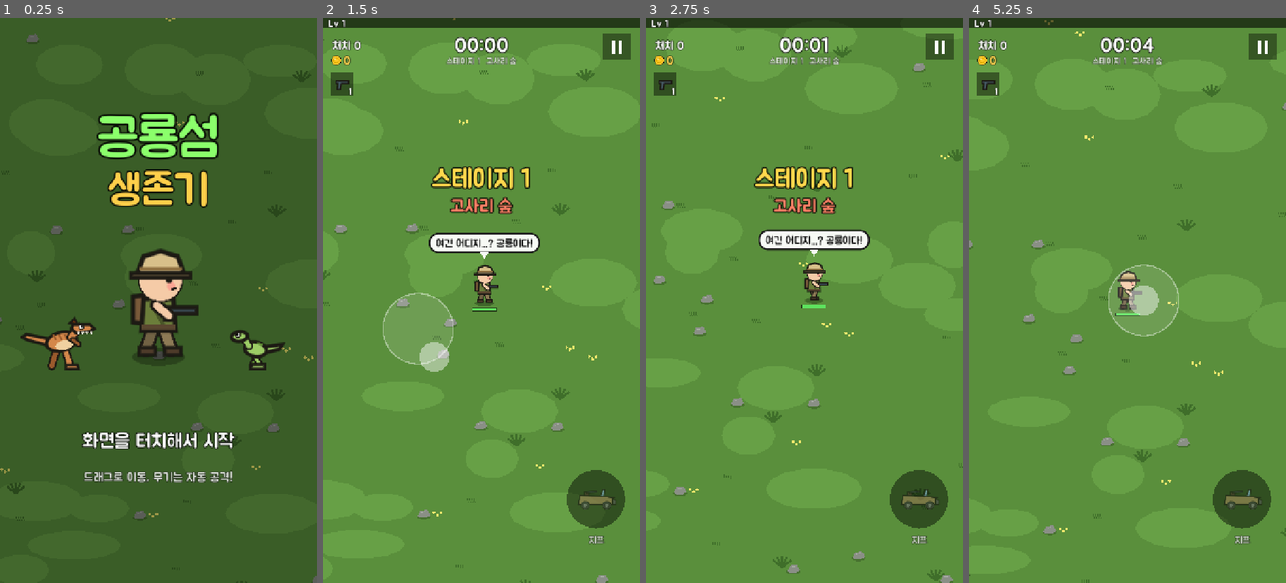
Above: before the commit, frames 1-4 (left to right).
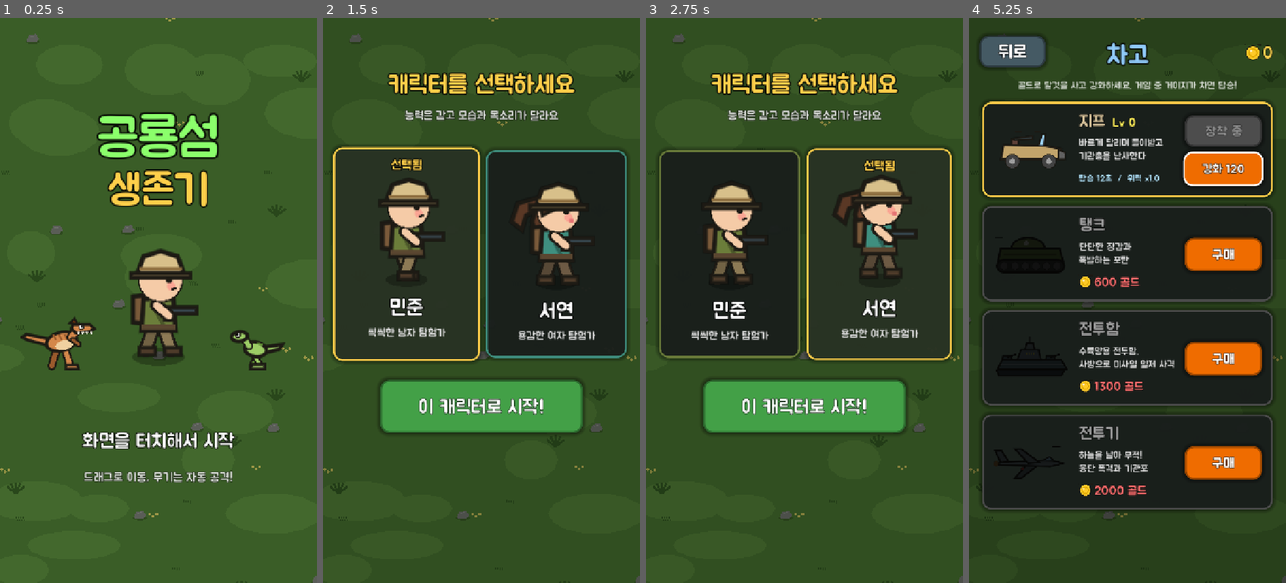
Above: after the commit, the same moments.

Repository: wylee-hadeul/dino-survivor
Game: Godot game, scene res://main.tscn
Same seed, same stepped clock (60 frames per second), same inputs: the game is played once before the commit and once after it.
Inputs (mouse positions are in pixels of both pictures, inside the frame that each line leads up to):
- Up to frame 1 (0.25 s): no input
- Up to frame 2 (1.5 s): tap Enter at 0.5, 0.8 s; move the mouse to (551, 272) at 0.52 s; hold Right (right) 0.53-1.25 s; tap Space (ride) at 0.6 s; click (551, 272) at 0.67 s; drag from (418, 328) to (465, 413) at 1.27 s
- Up to frame 3 (2.75 s): move the mouse to (836, 176) at 2.02 s; hold Right (right) from 2.03 s (still down); tap J at 2.1 s; tap 1 at 2.3 s
- Up to frame 4 (5.25 s): release Right (right) at 2.75 s; drag from (1111, 413) to (1032, 215) at 2.77 s; move the mouse to (1222, 385) at 3.52 s; hold Left (left) 3.53-4.25 s; tap 2 at 3.6 s; tap Backspace at 3.8 s; drag from (1032, 215) to (1079, 159) at 4.27 s; move the mouse to (1143, 300) at 5.02 s; hold Down (down) from 5.03 s (still down); tap E at 5.1 s; click (1143, 300) at 5.17 s

The runs differ from the first frame. In frame 2, 93% of the frame differs, in the area x 0-100%, y 0-100%; in frame 3, 92%; in frame 4, 97%.

Commit message:
feat: v0.3.0 - 남자/여자 캐릭터 선택, 전투함 1300골드
- 첫 시작 시 캐릭터 선택 화면 (민준/서연), 로비에서 변경 가능, 선택 저장
- 여자 캐릭터 스프라이트 추가
- 목소리 높이: 남자 높게(1.4) / 여자 낮게(0.85)
- 전투함 가격 1500 -> 1300

Co-Authored-By: Claude Opus 5.5 <noreply@anthropic.com>

Diff:
--- a/scripts/art.gd
+++ b/scripts/art.gd
@@ -72,10 +72,21 @@
 
 # ================================================================== 플레이어
 
-static func player(c: CanvasItem, frame: int) -> void:
+static func player_f(c: CanvasItem, frame: int) -> void:
+	player(c, frame, true)
+
+
+## female: 여자 탐험가 (긴 머리 + 포니테일, 청록 조끼)
+static func player(c: CanvasItem, frame: int, female := false) -> void:
 	var skin := Color("f5cba7")
-	var vest := Color("6b7d3a")
-	var pants := Color("8d7a55")
+	var vest := Color("3f8f7f") if female else Color("6b7d3a")
+	var pants := Color("6d5a44") if female else Color("8d7a55")
+	var hair := Color("5a3825")
+	if female:
+		# 뒤로 늘어진 머리 + 포니테일
+		poly(c, PackedVector2Array([Vector2(-18, -80), Vector2(-24, -60), Vector2(-20, -46), Vector2(-6, -50), Vector2(-4, -76)]), hair)
+		poly(c, PackedVector2Array([Vector2(-16, -84), Vector2(-38, -78), Vector2(-44, -60), Vector2(-34, -52), Vector2(-30, -66), Vector2(-14, -74)]), hair)
+		c.draw_circle(Vector2(-16, -80), 4.0, Color("e57373"))
 	# 배낭
 	poly(c, PackedVector2Array([Vector2(-24, -54), Vector2(-10, -56), Vector2(-10, -28), Vector2(-24, -30)]), Color("7a5a3a"))
 	# 다리
@@ -86,7 +97,7 @@
 		poly(c, PackedVector2Array([Vector2(fx - 6, -6), Vector2(fx + 9, -6), Vector2(fx + 9, 1), Vector2(fx - 6, 1)]), Color("4e3b2a"), 2.0)
 	# 몸통
 	poly(c, PackedVector2Array([Vector2(-14, -52), Vector2(14, -52), Vector2(16, -22), Vector2(-16, -22)]), vest)
-	c.draw_line(Vector2(-8, -52), Vector2(6, -24), Color("4a5628"), 4.0)
+	c.draw_line(Vector2(-8, -52), Vector2(6, -24), vest.darkened(0.3), 4.0)
 	c.draw_rect(Rect2(-16, -28, 32, 5), Color("5a4630"))
 	# 총 + 팔
 	poly(c, PackedVector2Array([Vector2(4, -44), Vector2(36, -44), Vector2(36, -38), Vector2(16, -38), Vector2(14, -32), Vector2(6, -32)]), Color("37474f"), 2.5)
@@ -95,8 +106,14 @@
 	circ(c, Vector2(2, -70), 20.0, skin)
 	c.draw_circle(Vector2(12, -64), 4.0, Color(1, 0.5, 0.5, 0.5))
 	c.draw_circle(Vector2(10, -70), 3.0, OL)
-	c.draw_line(Vector2(6, -77), Vector2(14, -76), OL, 2.5)
-	c.draw_line(Vector2(12, -61), Vector2(17, -62), OL, 2.0)
+	if female:
+		# 앞머리, 속눈썹, 입술
+		poly(c, PackedVector2Array([Vector2(-16, -78), Vector2(20, -78), Vector2(14, -72), Vector2(4, -74), Vector2(-6, -70), Vector2(-14, -66)]), hair, 2.0)
+		c.draw_line(Vector2(8, -73), Vector2(15, -75), OL, 2.0)
+		c.draw_circle(Vector2(15, -61), 2.2, Color("e57373"))
+	else:
+		c.draw_line(Vector2(6, -77), Vector2(14, -76), OL, 2.5)
+		c.draw_line(Vector2(12, -61), Vector2(17, -62), OL, 2.0)
 	# 탐험모
 	poly(c, PackedVector2Array([Vector2(-20, -76), Vector2(-14, -92), Vector2(2, -97), Vector2(18, -92), Vector2(24, -76)]), Color("d8c08a"))
 	poly(c, PackedVector2Array([Vector2(-26, -76), Vector2(30, -76), Vector2(30, -72), Vector2(-26, -72)]), Color("c2a66c"), 2.5)
--- a/scripts/autoplay.gd
+++ b/scripts/autoplay.gd
@@ -62,6 +62,8 @@
 			ride_full = true
 		elif a == "--chaseboss":
 			chase_boss = true
+		elif a.begins_with("--char="):
+			main.choose_character(a.substr(7))
 		elif a == "--god":
 			god = true
 	main.voice.tts_enabled = false  # 테스트 중엔 음성을 끈다
@@ -81,7 +83,14 @@
 		S.TITLE:
 			if wait_t > 1.0:
 				_shot("title")
-				main.goto_lobby()
+				main.after_title()
+				wait_t = 0.0
+		S.CHARSELECT:
+			if wait_t > 0.6 and main.character == "":
+				main.menu.activate("char:" + ("f" if randf() < 0.5 else "m"))
+			elif wait_t > 1.4:
+				_shot("charselect")
+				main.menu.activate("char_ok")
 				wait_t = 0.0
 		S.LOBBY:
 			_shot("lobby")
--- a/scripts/data.gd
+++ b/scripts/data.gd
@@ -112,7 +112,7 @@
 const VEHICLES := [
 	{"id": "jeep", "name": "지프", "price": 0, "desc": "빠르게 달리며 들이받고\n기관총을 난사한다", "time": 12.0, "speed": 1.8, "hp": 150.0, "col": Color("c2a46b")},
 	{"id": "tank", "name": "탱크", "price": 600, "desc": "단단한 장갑과\n폭발하는 포탄", "time": 15.0, "speed": 1.15, "hp": 400.0, "col": Color("6f8a3c")},
-	{"id": "ship", "name": "전투함", "price": 1500, "desc": "수륙양용 전투함.\n사방으로 미사일 일제 사격", "time": 15.0, "speed": 1.4, "hp": 300.0, "col": Color("607d8b")},
+	{"id": "ship", "name": "전투함", "price": 1300, "desc": "수륙양용 전투함.\n사방으로 미사일 일제 사격", "time": 15.0, "speed": 1.4, "hp": 300.0, "col": Color("607d8b")},
 	{"id": "plane", "name": "전투기", "price": 2000, "desc": "하늘을 날아 무적!\n융단 폭격과 기관포", "time": 12.0, "speed": 2.2, "hp": 1.0, "col": Color("90a4ae")},
 ]
 
--- a/scripts/main.gd
+++ b/scripts/main.gd
@@ -11,7 +11,7 @@
 const VoiceScript = preload("res://scripts/voice.gd")
 const AutoplayScript = preload("res://scripts/autoplay.gd")
 
-enum State { BOOT, TITLE, LOBBY, TALENT, GARAGE, PLAYING, LEVELUP, PAUSE, RESULT }
+enum State { BOOT, TITLE, CHARSELECT, LOBBY, TALENT, GARAGE, PLAYING, LEVELUP, PAUSE, RESULT }
 
 var save_path := "user://save.cfg"
 var state := State.BOOT
@@ -36,6 +36,7 @@
 var vehicle_lv := {}
 var equipped := "jeep"
 var owned_vehicles: Array = ["jeep"]
+var character := ""   # "m" 남자 / "f" 여자. 비어 있으면 처음 시작 시 선택 화면
 
 var selected_stage := 1
 var choices: Array = []
@@ -130,6 +131,26 @@
 	JavaScriptBridge.eval("(function(){var d=document.documentElement;if(d.requestFullscreen){d.requestFullscreen().catch(function(){});}})();", true)
 
 
+## 주인공 스프라이트 이름
+func player_sprite() -> String:
+	return "player_f" if character == "f" else "player"
+
+
+## 타이틀 다음: 캐릭터를 아직 고르지 않았으면 선택 화면으로
+func after_title() -> void:
+	if character == "":
+		set_state(State.CHARSELECT)
+	else:
+		goto_lobby()
+
+
+func choose_character(c: String) -> void:
+	character = c
+	voice.pitch = 0.85 if c == "f" else 1.4  # 남자는 높게, 여자는 낮게
+	save_game()
+	dlog("character: %s" % c)
+
+
 func set_state(s: State) -> void:
 	state = s
 	menu.open()
@@ -376,6 +397,8 @@
 		if not owned_vehicles.has(equipped):
 			equipped = "jeep"
 		voice.tts_enabled = bool(cfg.get_value("save", "voice", true))
+		character = str(cfg.get_value("save", "character", ""))
+	voice.pitch = 0.85 if character == "f" else 1.4
 	selected_stage = unlocked
 
 
@@ -390,4 +413,5 @@
 	cfg.set_value("save", "equipped", equipped)
 	cfg.set_value("save", "owned_vehicles", owned_vehicles)
 	cfg.set_value("save", "voice", voice.tts_enabled)
+	cfg.set_value("save", "character", character)
 	cfg.save(save_path)
--- a/scripts/menu.gd
+++ b/scripts/menu.gd
@@ -24,7 +24,7 @@
 
 
 func active() -> bool:
-	return main.state in [main.State.TITLE, main.State.LOBBY, main.State.TALENT, main.State.GARAGE, main.State.RESULT]
+	return main.state in [main.State.TITLE, main.State.CHARSELECT, main.State.LOBBY, main.State.TALENT, main.State.GARAGE, main.State.RESULT]
 
 
 func show_toast(s: String) -> void:
@@ -45,6 +45,13 @@
 	var cx := v.x * 0.5
 	var out: Array = []
 	match main.state:
+		main.State.CHARSELECT:
+			var cw: float = min(320.0, (v.x - 60.0) * 0.5)
+			var ch := 470.0
+			var y := 300.0
+			out.append({"id": "char:m", "rect": Rect2(cx - cw - 10, y, cw, ch), "kind": "char", "c": "m", "enabled": true})
+			out.append({"id": "char:f", "rect": Rect2(cx + 10, y, cw, ch), "kind": "char", "c": "f", "enabled": true})
+			out.append({"id": "char_ok", "rect": Rect2(cx - 230, y + ch + 50, 460, 120), "label": "이 캐릭터로 시작!", "col": GREEN, "size": 44, "enabled": main.character != ""})
 		main.State.LOBBY:
 			var p := _stage_panel()
 			out.append({"id": "prev", "rect": Rect2(p.position.x - 30, p.get_center().y - 50, 70, 100), "kind": "arrow", "dir": -1, "enabled": main.selected_stage > 1})
@@ -55,6 +62,7 @@
 			out.append({"id": "talent", "rect": Rect2(cx - bw * 1.5 - 12, by, bw, 104), "label": "강화", "col": ORANGE, "enabled": true})
 			out.append({"id": "garage", "rect": Rect2(cx - bw * 0.5, by, bw, 104), "label": "차고", "col": BLUE, "enabled": true})
 			out.append({"id": "voice", "rect": Rect2(cx + bw * 0.5 + 12, by, bw, 104), "label": "음성 켜짐" if main.voice.tts_enabled else "음성 꺼짐", "col": GREY, "size": 30, "enabled": true})
+			out.append({"id": "charsel", "rect": Rect2(cx - 290, 380, 150, 64), "label": "캐릭터", "col": Color("8e24aa"), "size": 28, "enabled": true})
 		main.State.TALENT:
 			out.append({"id": "back", "rect": Rect2(24, 40, 150, 72), "label": "뒤로", "col": GREY, "enabled": true})
 			var cols := 3
@@ -105,7 +113,7 @@
 	if main.state == main.State.TITLE:
 		if (event is InputEventScreenTouch and event.pressed) or (event is InputEventKey and event.pressed and not event.echo):
 			main.try_fullscreen(event is InputEventScreenTouch)
-			main.goto_lobby()
+			main.after_title()
 			get_viewport().set_input_as_handled()
 		return
 	var btns := layout()
@@ -174,12 +182,19 @@
 				main.voice.speak("음성을 켰어요!")
 		"back", "lobby":
 			main.goto_lobby()
+		"charsel":
+			main.set_state(main.State.CHARSELECT)
+		"char_ok":
+			main.goto_lobby()
 		"next_stage":
 			main.start_run(main.result.stage + 1)
 		"retry":
 			main.start_run(main.result.stage)
 		_:
-			if id.begins_with("buy:"):
+			if id.begins_with("char:"):
+				main.choose_character(id.substr(5))
+				main.voice.say("start", true)
+			elif id.begins_with("buy:"):
 				var r: String = main.buy_talent(id.substr(4))
 				show_toast(r)
 			elif id.begins_with("equip:"):
@@ -209,6 +224,8 @@
 	match main.state:
 		main.State.TITLE:
 			_draw_title(v)
+		main.State.CHARSELECT:
+			_draw_charselect(v)
 		main.State.LOBBY:
 			_draw_lobby(v)
 		main.State.TALENT:
@@ -227,6 +244,8 @@
 				draw_colored_polygon(PackedVector2Array([c + Vector2(b.dir * 22, 0), c + Vector2(-b.dir * 16, -30), c + Vector2(-b.dir * 16, 30)]), Color(1, 1, 1, a))
 			"talent":
 				_talent_card(b, i == focus)
+			"char":
+				_char_card(b)
 			"vehicle":
 				_vehicle_card(b)
 			_:
@@ -270,12 +289,43 @@
 	_t(Vector2(v.x * 0.5, v.y * 0.24 + bob), "공룡섬", 120, Color("8bff6b"), HORIZONTAL_ALIGNMENT_CENTER, 16)
 	_t(Vector2(v.x * 0.5, v.y * 0.24 + 110 + bob), "생존기", 96, Color("ffcf4a"), HORIZONTAL_ALIGNMENT_CENTER, 14)
 	main.sprites.draw(self, "shadow", Vector2(v.x * 0.5, v.y * 0.6), 0, false, 2.0)
-	main.sprites.draw(self, "player", Vector2(v.x * 0.5, v.y * 0.6 - abs(sin(main.time * 3.0)) * 10.0), int(main.time * 3.0) % 2, false, 2.4)
+	main.sprites.draw(self, main.player_sprite(), Vector2(v.x * 0.5, v.y * 0.6 - abs(sin(main.time * 3.0)) * 10.0), int(main.time * 3.0) % 2, false, 2.4)
 	main.sprites.draw(self, "raptor", Vector2(v.x * 0.5 - 220, v.y * 0.62), int(main.time * 4.0) % 2, false, 1.6)
 	main.sprites.draw(self, "compy", Vector2(v.x * 0.5 + 220, v.y * 0.62), int(main.time * 5.0) % 2, true, 1.8)
 	var blink := 0.55 + sin(main.time * 5.0) * 0.45
 	_t(Vector2(v.x * 0.5, v.y * 0.76), "화면을 터치해서 시작", 44, Color(1, 1, 1, blink))
 	_t(Vector2(v.x * 0.5, v.y * 0.82), "드래그로 이동, 무기는 자동 공격!", 28, Color(1, 1, 1, 0.8), HORIZONTAL_ALIGNMENT_CENTER, 5)
+
+
+const CHAR_INFO := {
+	"m": {"name": "민준", "desc": "씩씩한 남자 탐험가", "col": Color("6b7d3a")},
+	"f": {"name": "서연", "desc": "용감한 여자 탐험가", "col": Color("3f8f7f")},
+}
+
+
+func _draw_charselect(v: Vector2) -> void:
+	draw_rect(Rect2(Vector2.ZERO, v), Color(0, 0, 0, 0.45))
+	_t(Vector2(v.x * 0.5, 170), "캐릭터를 선택하세요", 56, Color("ffcf4a"), HORIZONTAL_ALIGNMENT_CENTER, 12)
+	_t(Vector2(v.x * 0.5, 230), "능력은 같고 모습과 목소리가 달라요", 26, Color(1, 1, 1, 0.8), HORIZONTAL_ALIGNMENT_CENTER, 5)
+
+
+func _char_card(b: Dictionary) -> void:
+	var c: String = b.c
+	var info: Dictionary = CHAR_INFO[c]
+	var r: Rect2 = b.rect
+	var sel: bool = main.character == c
+	if sel:
+		r = r.grow(6.0 + sin(main.time * 6.0) * 2.0)
+	_panel(r, Color("ffcf4a") if sel else info.col, Color(0.1, 0.12, 0.11, 0.92) if not sel else Color(0.16, 0.2, 0.14, 0.95))
+	var cx := r.get_center().x
+	var sprite := "player_f" if c == "f" else "player"
+	var bob: float = abs(sin(main.time * (4.0 if sel else 2.0))) * (12.0 if sel else 4.0)
+	main.sprites.draw(self, "shadow", Vector2(cx, r.position.y + 300), 0, false, 1.6)
+	main.sprites.draw(self, sprite, Vector2(cx, r.position.y + 300 - bob), int(main.time * 4.0) % 2 if sel else 0, false, 2.3)
+	_t(Vector2(cx, r.position.y + 380), info.name, 48, Color.WHITE)
+	_t(Vector2(cx, r.position.y + 428), info.desc, 24, Color(0.85, 0.85, 0.85), HORIZONTAL_ALIGNMENT_CENTER, 0)
+	if sel:
+		_t(Vector2(cx, r.position.y + 50), "선택됨", 30, Color("ffcf4a"))
 
 
 func _draw_lobby(v: Vector2) -> void:
@@ -284,7 +334,7 @@
 	# 주인공
 	var px := v.x * 0.5
 	main.sprites.draw(self, "shadow", Vector2(px, 430), 0, false, 1.6)
-	main.sprites.draw(self, "player", Vector2(px, 430 - abs(sin(main.time * 2.0)) * 6.0), 0, false, 2.0)
+	main.sprites.draw(self, main.player_sprite(), Vector2(px, 430 - abs(sin(main.time * 2.0)) * 6.0), 0, false, 2.0)
 	var vid: String = main.equipped
 	main.sprites.draw(self, vid, Vector2(px + 190, 430), 0, true, 0.9)
 	_t(Vector2(px + 190, 460), Data.vehicle(vid).name, 24, Color(1, 1, 1, 0.8), HORIZONTAL_ALIGNMENT_CENTER, 5)
--- a/scripts/player.gd
+++ b/scripts/player.gd
@@ -245,7 +245,7 @@
 	if dead:
 		sp.draw(self, "shadow", pos, 0, false, 0.8)
 		draw_set_transform(pos, -PI * 0.5 * face, Vector2.ONE)
-		sp.draw(self, "player", Vector2(0, 0), 0, face < 0.0, 1.0, Color(0.8, 0.8, 0.8))
+		sp.draw(self, run.main.player_sprite(), Vector2(0, 0), 0, face < 0.0, 1.0, Color(0.8, 0.8, 0.8))
 		draw_set_transform(Vector2.ZERO, 0.0, Vector2.ONE)
 		return
 	if vehicle != "":
@@ -277,7 +277,7 @@
 		return
 	sp.draw(self, "shadow", pos, 0, false, 0.7)
 	var frame := int(anim) % 2 if move_dir.length() > 0.05 else 0
-	sp.draw(self, "player", pos + Vector2(0, -abs(sin(anim)) * 3.0 if move_dir.length() > 0.05 else 0.0), frame, face < 0.0, 0.85, mod)
+	sp.draw(self, run.main.player_sprite(), pos + Vector2(0, -abs(sin(anim)) * 3.0 if move_dir.length() > 0.05 else 0.0), frame, face < 0.0, 0.85, mod)
 	# 체력바
 	var w := 56.0
 	draw_rect(Rect2(pos.x - w * 0.5, pos.y + 10, w, 8), Color(0, 0, 0, 0.6))
--- a/scripts/sprites.gd
+++ b/scripts/sprites.gd
@@ -10,6 +10,7 @@
 ## [이름, 폭, 높이, 앵커("foot"=발밑 / "center"), 프레임 수, 좌우반전본 생성]
 const SPECS := [
 	["player", 84, 104, "foot", 2, true],
+	["player_f", 96, 104, "foot", 2, true],
 	["compy", 76, 56, "foot", 2, true],
 	["raptor", 116, 84, "foot", 2, true],
 	["dilo", 104, 94, "foot", 2, true],
@@ -117,6 +118,7 @@
 		return
 	match name:
 		"player": Art.player(c, frame)
+		"player_f": Art.player_f(c, frame)
 		"compy": Art.compy(c, frame)
 		"raptor": Art.raptor(c, frame)
 		"dilo": Art.dilo(c, frame)
--- a/scripts/voice.gd
+++ b/scripts/voice.gd
@@ -5,6 +5,7 @@
 const Data = preload("res://scripts/data.gd")
 
 var tts_enabled := true
+var pitch := 1.4  # 캐릭터별 목소리 높이 (남자 높게 / 여자 낮게)
 var bubble := ""
 var bubble_t := 0.0
 var cool := 0.0       # 말풍선 간격
@@ -51,14 +52,14 @@
 	if OS.has_feature("web"):
 		var js := """
 			(function(t){try{var s=window.speechSynthesis;if(!s)return;
-			var u=new SpeechSynthesisUtterance(t);u.lang='ko-KR';u.rate=1.1;u.pitch=1.15;
+			var u=new SpeechSynthesisUtterance(t);u.lang='ko-KR';u.rate=1.1;u.pitch=%s;
 			var vs=s.getVoices();for(var i=0;i<vs.length;i++){if(vs[i].lang&&vs[i].lang.toLowerCase().indexOf('ko')==0){u.voice=vs[i];break;}}
 			s.cancel();s.speak(u);}catch(e){}})(%s);
-		""" % JSON.stringify(text)
+		""" % [str(pitch), JSON.stringify(text)]
 		JavaScriptBridge.eval(js, true)
 		return
 	var voices := DisplayServer.tts_get_voices_for_language("ko")
 	if voices.is_empty():
 		return
 	DisplayServer.tts_stop()
-	DisplayServer.tts_speak(text, voices[0], 80, 1.1, 1.1)
+	DisplayServer.tts_speak(text, voices[0], 80, pitch, 1.1)
Not shown, changed: README.md
Not shown, changed: docs/index.html
Not shown, changed: docs/index.pck
